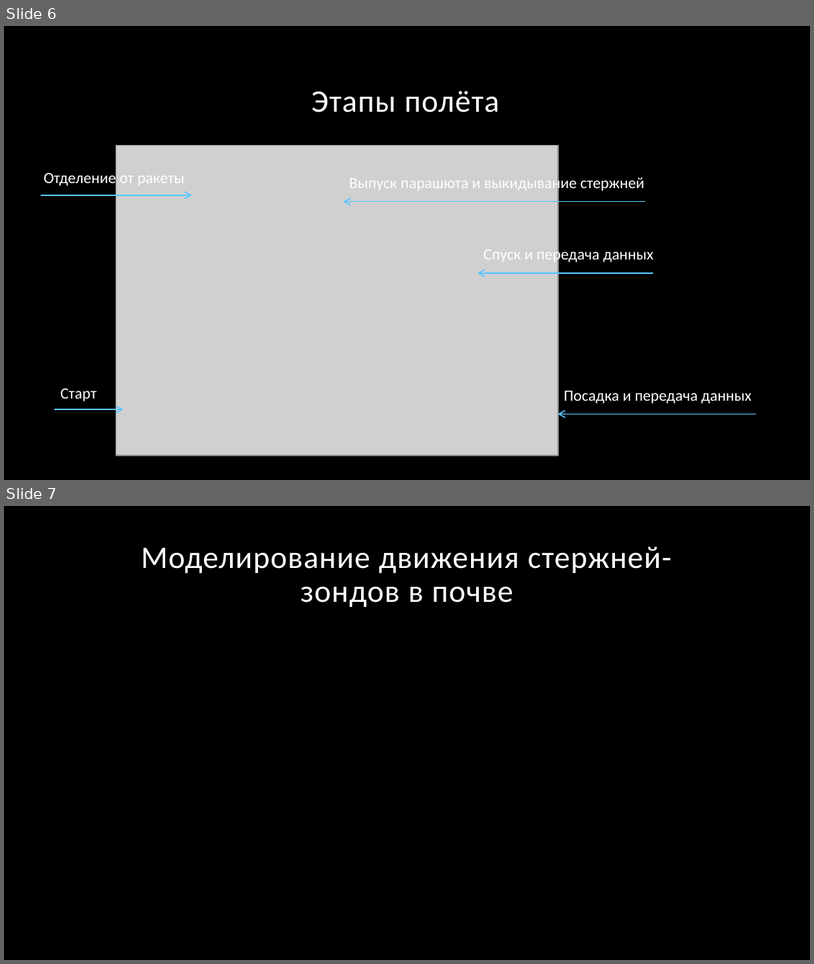
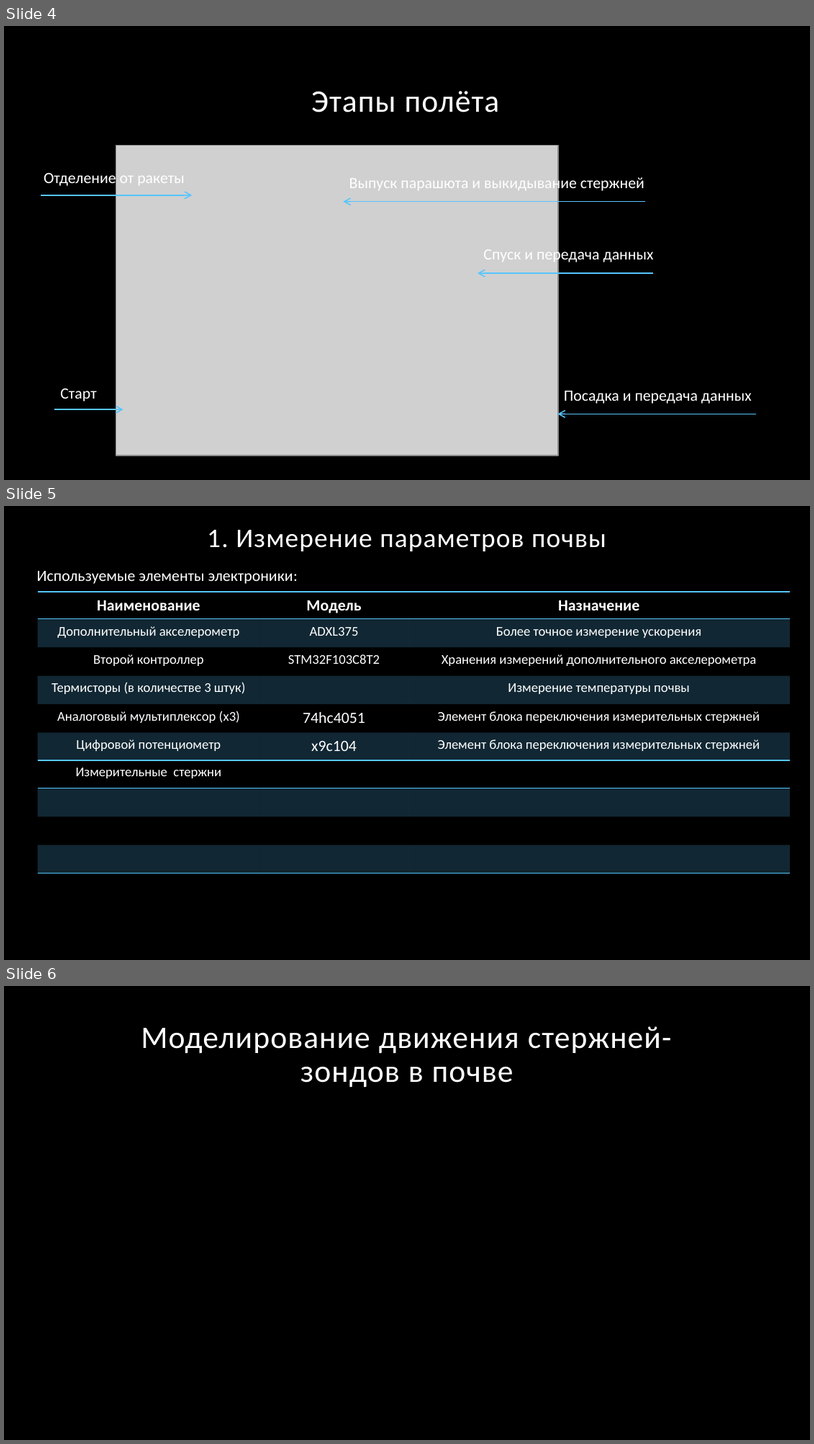
Before and after one commit to granum-space/cansat-2016, a slide deck: documents/Granum_winter-session.pptx. Shown one above the other, each under a label of ours: slides 6 and 7 before the commit, slides 4, 5 and 6 after it. The pictures are 814x964 and 814x1444 pixels, drawn with LibreOffice and Linux fonts; fonts in the diff are those of the drawing; grey boxes stand for pictures; background and template pictures are left out. Boxes give left, top, right and bottom in pixels: in the first picture for what was removed or moved away, otherwise in the second. Text is boxed around its words. In the diff, an @@ line names an element or a change of style, - is before the commit and + after.

```diff
--- a/documents/Granum_winter-session.pptx
+++ b/documents/Granum_winter-session.pptx
@@ slide 5 added at (4,506,810,960), background picture (left out) @@
@@ title added at (207,530,607,551), 24 pt, text #FFFFFF @@
+1. Измерение параметров почвы
@@ text added at (37,571,298,584), 14 pt, text #FFFFFF @@
+Используемые элементы электроники:
@@ table added at (38,592,790,760), 6 rows, 3 columns @@
+Наименование | Модель | Назначение
+Дополнительный акселерометр | ADXL375 | Более точное измерение ускорения
+Второй контроллер | STM32F103C8T2 | Хранения измерений дополнительного акселерометра
+Термисторы (в количестве 3 штук) |  | Измерение температуры почвы
+Аналоговый мультиплексор (x3) | 74hc4051 | Элемент блока переключения измерительных стержней
+Цифровой потенциометр | x9c104 | Элемент блока переключения измерительных стержней
@@ table added at (38,760,790,874), 4 rows, 3 columns @@
+Измерительные стержни |  | 
+ |  | 
+ |  | 
+ |  | 
@@ what was slide 6 is now slide 4 @@
@@ what was slide 7 is now slide 6 @@
```
Also in this commit, not shown: 4 slides changed, 3 other slides added, 4 slides removed.
